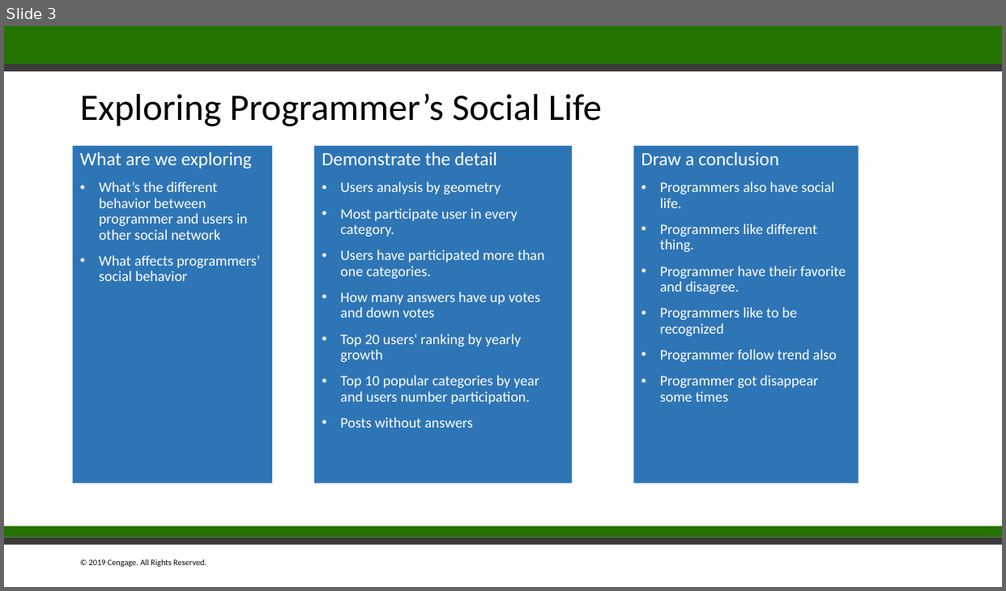
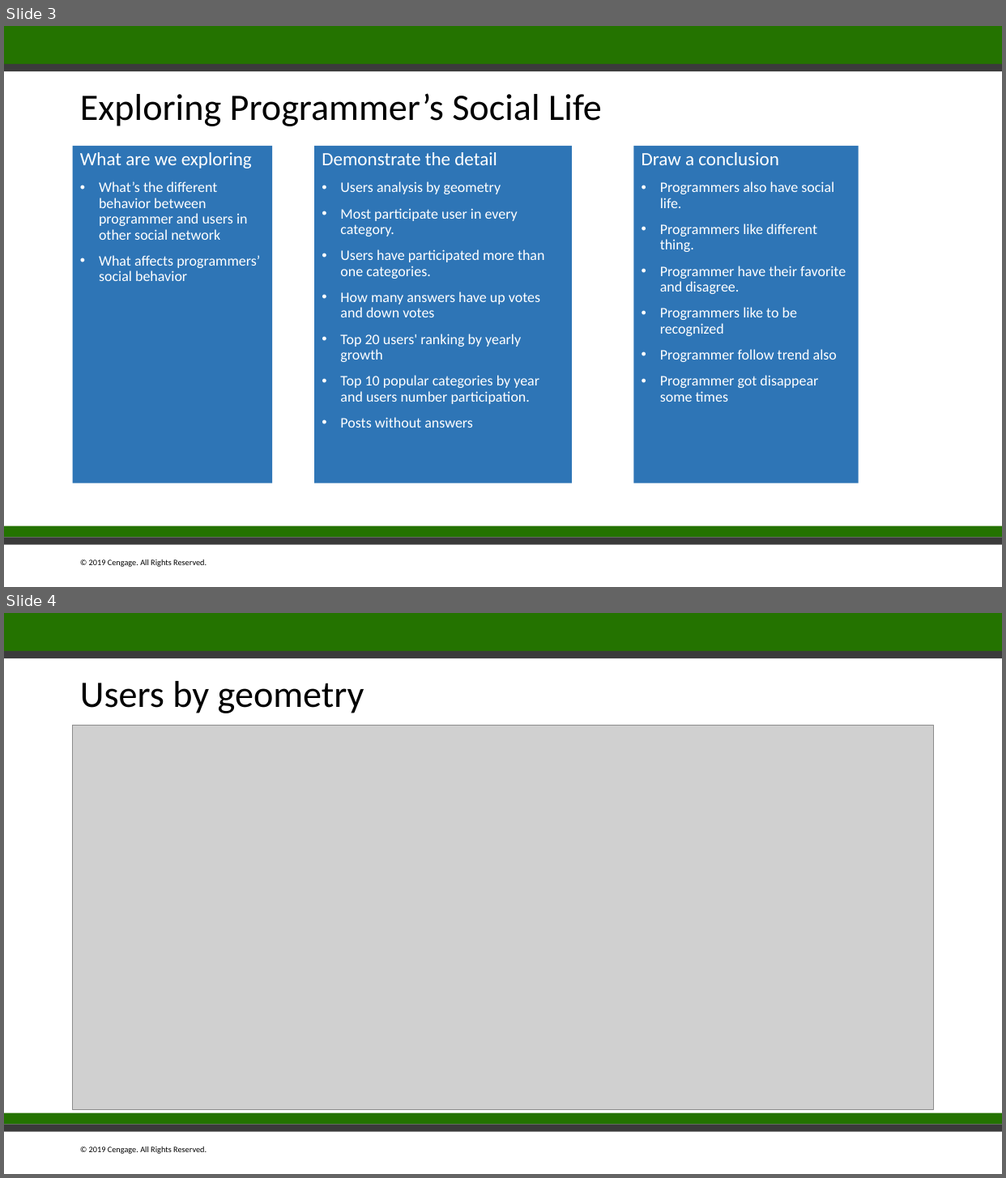
Before and after one commit to billyean/anna, a slide deck: Stackoverflow Programmer's Story.pptx. Shown one above the other, each under a label of ours: slide 3 before the commit, slides 3 and 4 after it. The pictures are 1006x591 and 1006x1178 pixels, drawn with LibreOffice and Linux fonts; fonts in the diff are those of the drawing; grey boxes stand for pictures. Boxes give left, top, right and bottom in pixels: in the first picture for what was removed or moved away, otherwise in the second. Text is boxed around its words. In the diff, an @@ line names an element or a change of style, - is before the commit and + after.

Commit message:
Add strory chart

```diff
--- a/Stackoverflow Programmer's Story.pptx
+++ b/Stackoverflow Programmer's Story.pptx
@@ slide 4 added at (4,613,1002,1174), background #FFFFFF; not listed: 5 template elements that a slide beside it also shows @@
@@ title added at (80,681,364,713), 36 pt, text #000000 @@
+Users by geometry
@@ picture added at (73,725,934,1110) @@
```
